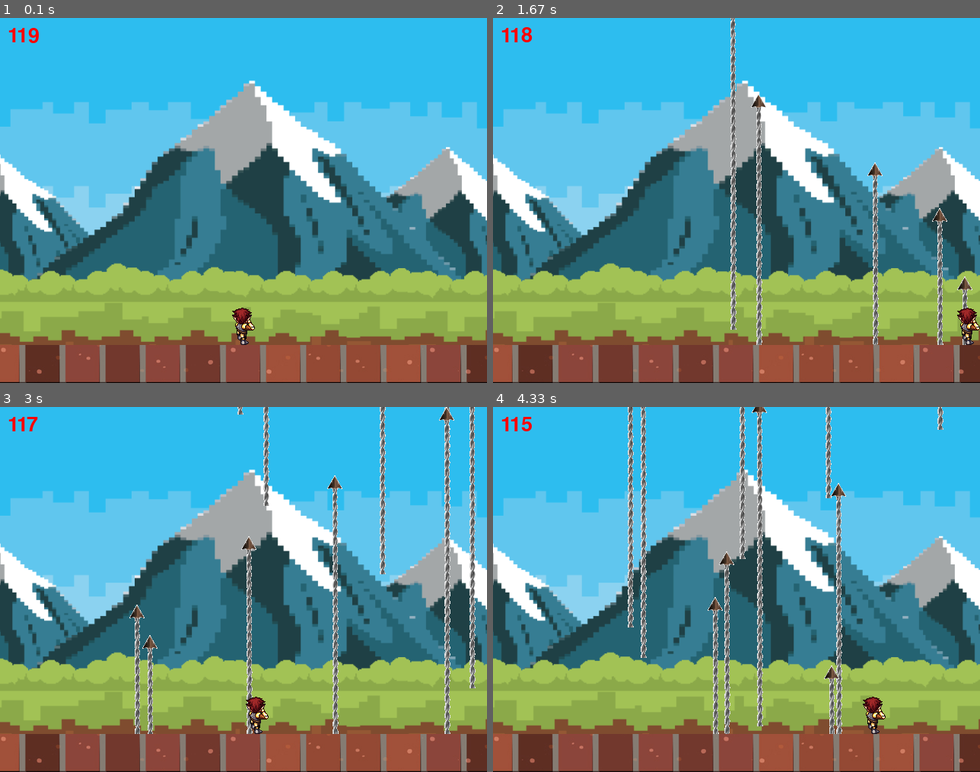
Above: before the commit, frames 1-4 (two rows, left to right).
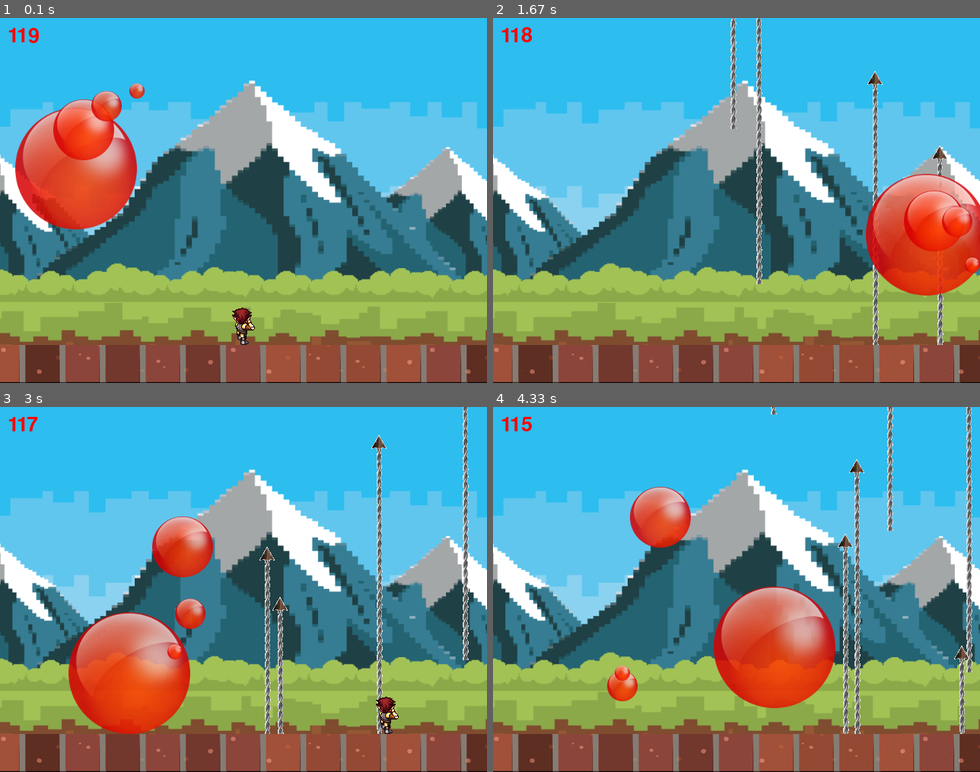
Above: after the commit, the same moments.

Repository: EscFrog/inflearn_python_pygame
Game: pygame game, started from pang_module_ver/main.py
Two runs of this game, one before a commit and one after it. Both use one fixed random seed, a clock stepped at 60 frames per second and the inputs below.
Inputs:
- Up to frame 1 (0.1 s): no input
- Up to frame 2 (1.67 s): tap Space at 0.33, 0.73, 1.03, 1.23, 1.53 s; hold Right 0.67-1.13 s; hold Right 1.17-1.63 s
- Up to frame 3 (3 s): hold Left 1.67-2.2 s; tap Space at 1.73, 2.03, 2.3, 2.6, 2.73 s; hold Left 2.23-2.63 s; hold Right from 2.67 s (still down)
- Up to frame 4 (4.33 s): tap Space at 3.03, 3.4, 3.7, 3.9, 4.2 s; release Right at 3.3 s; hold Left 3.33-3.8 s; hold Right 3.83-4.3 s

The runs differ from the first frame. In frame 1, 7.2% of the frame differs, in the area x 3-30%, y 17-58%; in frame 2, 9.1%; in frame 3, 15%; in frame 4, 16%, in the area x 23-99%, y 0-90%.

Commit message:
타입별 볼 생성 및 움직임 로직 완료

Diff:
--- a/pang_module_ver/game_objects.py
+++ b/pang_module_ver/game_objects.py
@@ -18,14 +18,28 @@
 
 
 class Ball(Game_object):
-    def __init__(self, img_source):
-        super().__init__(img_source)
-        self.rect.x = random.randint(0, settings.screen_width - self.rect.width)
-        self.rect.y = 0
-        self.speed = settings.enemy_speed
+    def __init__(self, pos_x, pos_y, ball_type=0):
+        super().__init__(settings.ball_images[ball_type])
+        self.rect.x = pos_x
+        self.rect.y = pos_y
+        self.velocity_x = settings.ball_speed[ball_type][0]
+        self.velocity_y = settings.ball_speed[ball_type][1]
+        self.initial_velocity_y = settings.ball_speed[ball_type][1]  # 초기 속도 저장
 
     def bounce(self, dt):
-        self.rect.y += self.speed * dt
+        self.rect.x += self.velocity_x * dt
+        self.rect.y += self.velocity_y * dt
+
+        self.velocity_y += settings.gravity
+
+        # 가로벽에 닿았을 때 공 이동 위치 변경 (튕겨 나오는 효과)
+        if self.rect.x < 0 or self.rect.x > settings.screen_width - self.rect.width:
+            self.velocity_x *= -1
+
+        # 바닥에 닿았을 때 튕겨 오르기
+        if self.rect.y >= settings.screen_height - settings.stage_height - self.rect.height:
+            self.rect.y = settings.screen_height - settings.stage_height - self.rect.height  # 위치 조정
+            self.velocity_y = -abs(self.initial_velocity_y)  # 초기 세로 속도로 재설정
 
 
 class Weapon(Game_object):
--- a/pang_module_ver/main.py
+++ b/pang_module_ver/main.py
@@ -27,6 +27,13 @@
 # 폰트 객체 생성
 game_font = pygame.font.Font(None, 40)
 
+# 최초 공 생성
+balls.append(Ball(0, 50))
+balls.append(Ball(50, 50, ball_type=1))
+balls.append(Ball(100, 50, ball_type=2))
+balls.append(Ball(150, 50, ball_type=3))
+
+
 
 while isGameOn:
     dt = clock.tick(30)
@@ -55,9 +62,9 @@
     for ball in balls:
         ball.bounce(dt)
 
-    # 공과 캐릭터 충돌 처리
-    if gf.check_collision(character, balls):
-        isGameOn = False
+    # # 공과 캐릭터 충돌 처리
+    # if gf.check_collision(character, balls):
+    #     isGameOn = False
 
     # 삭제 가능해진 무기는 무기 리스트에서 삭제
     for index, instance in enumerate(weapons):
--- a/pang_module_ver/settings.py
+++ b/pang_module_ver/settings.py
@@ -1,6 +1,13 @@
 import os
 import pygame
 
+# 게임 타이틀
+title = "Escfrog Pang!"
+
+# 총 플레이 시간
+total_time = 120
+
+# 리소스 경로 세팅
 current_dir = os.path.dirname(__file__)
 asset_path = os.path.join(current_dir, "..", 'assets')
 
@@ -8,10 +15,12 @@
 stage_img = os.path.join(asset_path, 'stage.png')
 character_img = os.path.join(asset_path, 'character.png')
 weapon_img = os.path.join(asset_path, 'weapon.png')
-ball1_img = os.path.join(asset_path, 'ball1.png')
-ball2_img = os.path.join(asset_path, 'ball2.png')
-ball3_img = os.path.join(asset_path, 'ball3.png')
-ball4_img = os.path.join(asset_path, 'ball4.png')
+ball_images = [
+  os.path.join(asset_path, 'ball1.png'),
+  os.path.join(asset_path, 'ball2.png'),
+  os.path.join(asset_path, 'ball3.png'),
+  os.path.join(asset_path, 'ball4.png')
+  ]
 
  # 배경 이미지 로드 및 크기 세팅
 background = pygame.image.load(bg_img)
@@ -28,13 +37,14 @@
 # 바닥 위치 세팅
 floor_pos = screen_height - stage_height
 
-# 게임 타이틀
-title = "Escfrog Pang!"
+# 캐릭터 속도
+character_speed = 0.5
 
-# 총 플레이 시간
-total_time = 120
+# 무기 속도
+weapon_speed = 0.5
 
-# 캐릭터와 적의 속도 설정
-character_speed = 0.5
-enemy_speed = 0.3
-weapon_speed = 0.3
+# 공 속도
+ball_speed = [(0.3, 1.0), (0.3, 0.84), (0.3, 0.68), (0.3, 0.52)]
+
+# 공에 적용할 중력
+gravity = 0.05
